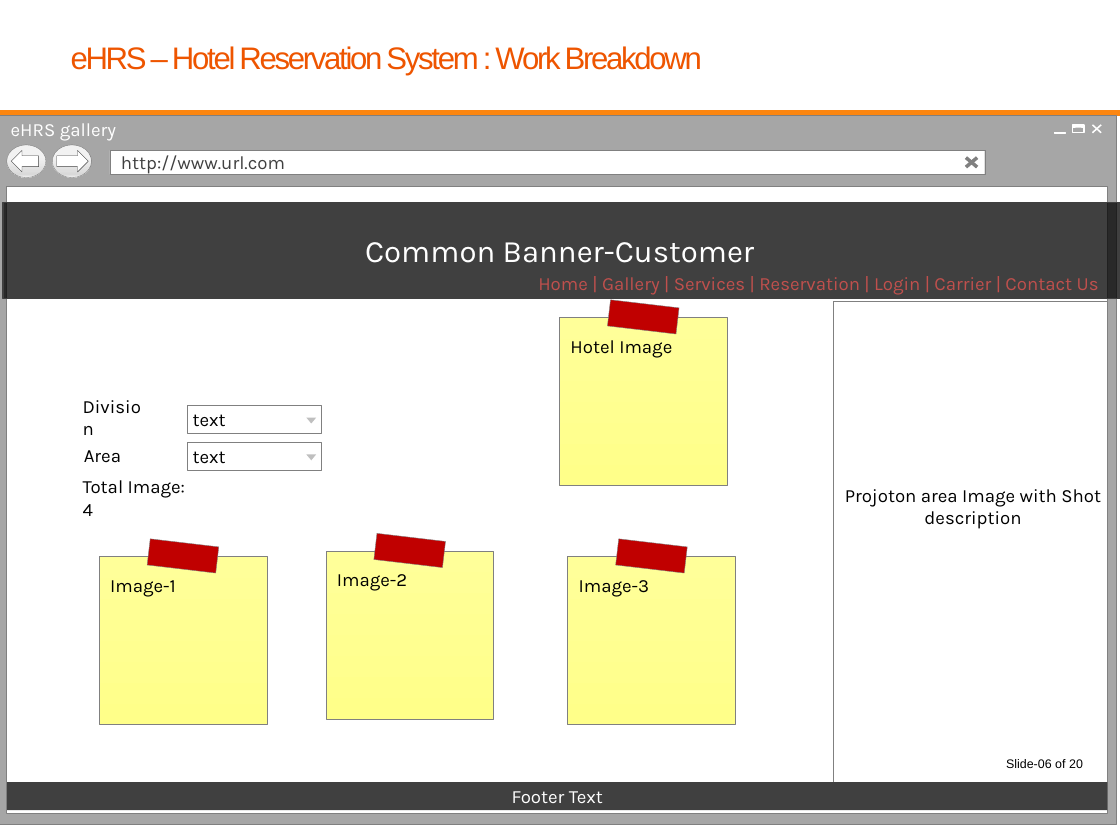
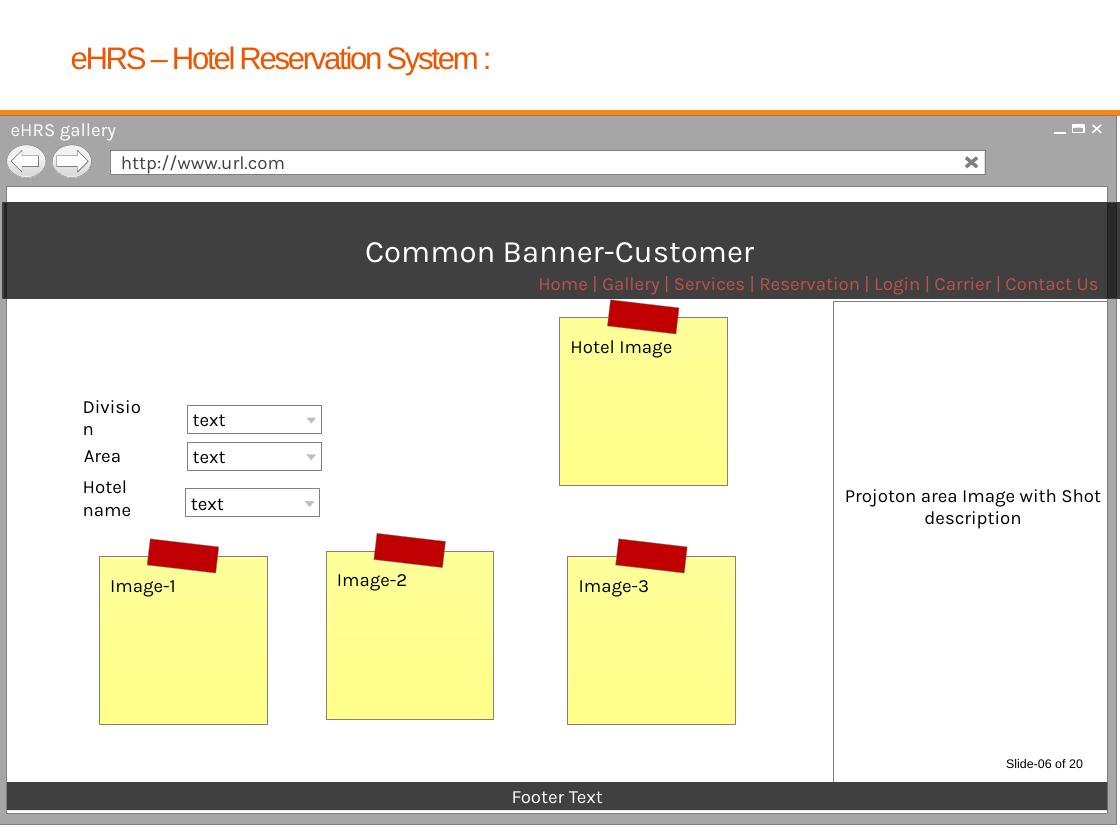
Before and after one commit to mahedee/HRS, a slide deck: slide 7 of Batch07/Documents/Hotel Reservation System-eHRS.pptx. Drawn at 1120x840 pixels with LibreOffice and Linux fonts; fonts in the diff are those of the drawing; background and template pictures are left out. Boxes give left, top, right and bottom in pixels: in the first picture for what was removed or moved away, otherwise in the second. Text is boxed around its words. In the diff, an @@ line names an element or a change of style, - is before the commit and + after.

```diff
--- a/Batch07/Documents/Hotel Reservation System-eHRS.pptx
+++ b/Batch07/Documents/Hotel Reservation System-eHRS.pptx
@@ title at (x1=71, y1=46, x2=478, y2=76): text changed @@
-eHRS – Hotel Reservation System : Work Breakdown
+eHRS – Hotel Reservation System :
@@ text at (x1=83, y1=480, x2=131, y2=517): text changed @@
-Total Image: 4
+Hotel name
@@ rectangle added at (x1=185, y1=488, x2=319, y2=516), fill #FFFFFF, outline #808080 0.25 pt, 12 pt, text #000000 @@
+text
@@ triangle added at (x1=305, y1=501, x2=315, y2=506), fill #BFBFBF @@
```
Also in this commit, not shown: 17 other slides changed.
